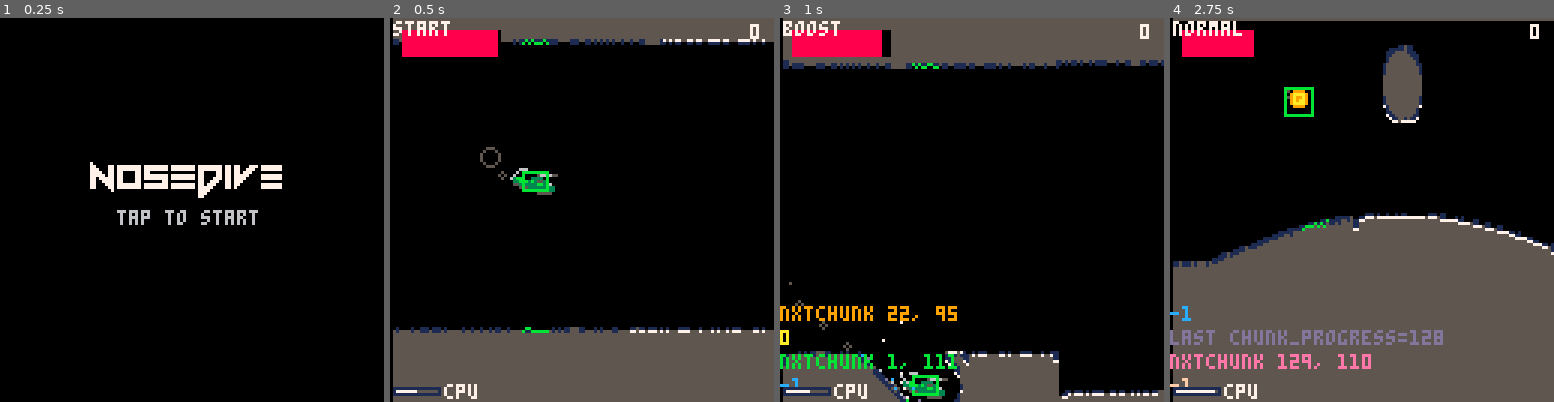
Above: before the commit, frames 1-4 (left to right).
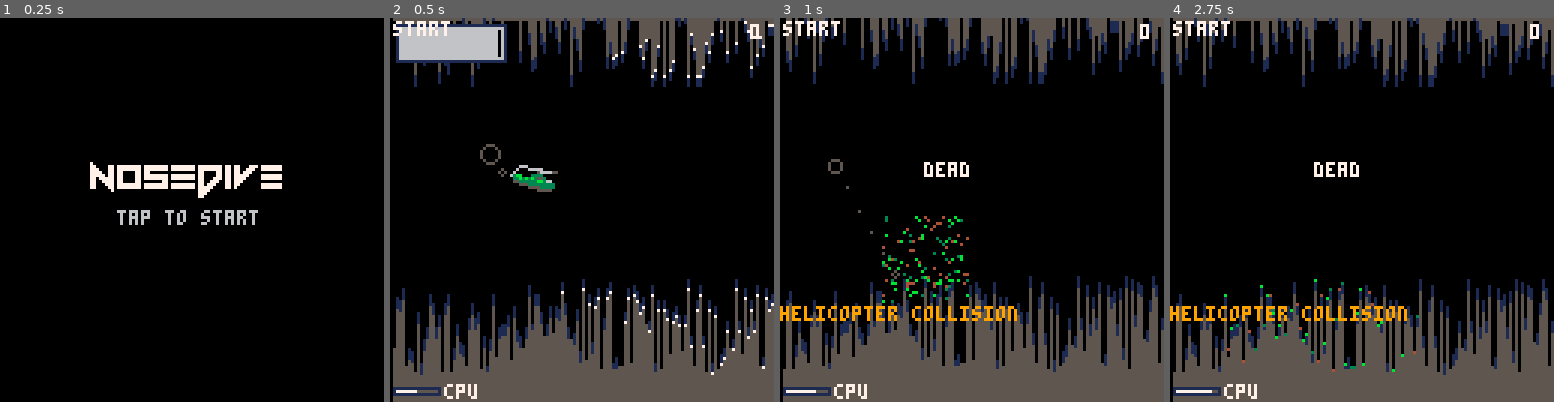
Above: after the commit, the same moments.

Repository: henrycatalinismith/nosedive
Game: PICO-8 cartridge nosedive.p8
The game is run twice, just before and just after one commit, with the same random seed, the same clock (stepped at 60 frames per second) and the same inputs.
Inputs:
- Up to frame 1 (0.25 s): no input
- Up to frame 2 (0.5 s): tap X (X key) at 0.33 s
- Up to frame 3 (1 s): tap O (Z key) at 0.7 s
- Up to frame 4 (2.75 s): tap X (X key) at 1.07, 1.85 s; hold Right 1.6-2.1 s; tap O (Z key) at 1.7, 2.1, 2.5 s; hold Up 2.15-2.42 s; hold Right from 2.47 s (still down)

Frame 1 is identical in both runs. In frame 2, 15% of the frame differs, in the area x 0-100%, y 0-93%; in frame 3, 26%; in frame 4, 36%, in the area x 0-100%, y 0-98%.

Commit message:
destructible terrain, temporary invincibility, three boost levels, fuel gauge, smoke colours

Diff:
--- a/nosedive.p8
+++ b/nosedive.p8
@@ -40,7 +40,7 @@
  draw_enable(draw_cave)
  draw_enable(draw_helicopter)
  draw_enable(draw_rotor)
- draw_enable(draw_hitbox)
+ -- draw_enable(draw_hitbox)
  draw_enable(draw_coins)
  draw_enable(draw_debris)
  draw_enable(draw_debug)
@@ -52,21 +52,38 @@
  camera_x1 = 0
  camera_y1 = 0
  boost_engaged_frame = nil
- boost_duration = 128
+ boost_charge_armed = false
  boost_blast_radius = 10
  boost_debris_per_frame = 3
- boost_tunnel_always_on = false
+ tunnel_powerup_duration = 64
+ tunnel_powerup_grace = 16
+ tunnel_powerup_frame = nil
+ tunnel_last_carve_frame = nil
+ tunnel_powerup_active = false
+ coin_cooldown_slow = 48
+ coin_cooldown_fast = 16
+ coin_reachable_y = 24
+ coin_fuel_gain = 16
+ fuel_drain_slow = 8
+ fuel_drain_fast = 4
+ fuel_drain_interval = fuel_drain_slow
  fuel = 64
  fuel_max = 64
+ fuel_empty_threshold = 32
+ fuel_speed3_threshold = 48
+ speed_up_flash_duration = 32
+ speed_up_frame = nil
  fuel_gained_frame = nil
  fuel_gained_from = 0
+ death_min_frames = 120
+ dead_age = 0
  mode("menu")
 end
 
 function _update60()
  clock_frame += 1
 
- if update(update_fuel) and clock_frame % 8 == 0 then
+ if update(update_fuel) and clock_frame % fuel_drain_interval == 0 then
   fuel = max(0, fuel - 1)
  end
 
@@ -76,71 +93,88 @@
   end
  end
 
- if update(update_dead) then
-  if btnp() > 0 then
+ -- Drive the lockout from the visible death state itself, so if the death
+ -- screen is drawn its timer is guaranteed to advance.
+ if draw(draw_dead) then
+  dead_age += 1
+  if dead_age >= death_min_frames and (btn(4) or btn(5)) then
    mode("menu")
   end
  end
 
  if update(update_camera) then
-
-  if rotor_collision_frame and helicopter_y-64>camera_y1 then
-   camera_ideal_y1 = helicopter_y-64
-  else
-   camera_ideal_y1 = avg({
-    cave_roof_y(32) + 1,
-    cave_floor_y(32),
-    cave_roof_y(96) + 1,
-    cave_floor_y(96),
-   }) - 64
-  end
-
-  camera_offset_y1 = camera_y1 - camera_ideal_y1
+  -- Don't chase the cave center: angular terrain made that oscillation
+  -- nauseating. Keep the camera still inside a generous player dead zone,
+  -- then follow gently only as the helicopter approaches a screen edge.
+  local screen_y = helicopter_y - camera_y1
+  camera_ideal_y1 = camera_y1
+
+  if rotor_collision_frame then
+   camera_ideal_y1 = helicopter_y - 64
+  elseif screen_y < 44 then
+   camera_ideal_y1 = helicopter_y - 44
+  elseif screen_y > 84 then
+   camera_ideal_y1 = helicopter_y - 84
+  end
+
+  camera_offset_y1 = camera_ideal_y1 - camera_y1
   camera_error_y1 = abs(camera_offset_y1)
-
-  if camera_error_y1 < 1 then
-   camera_error_count = 0
-  else
-   camera_error_count += 1
-  end
-
-  camera_vy = flr(
-   camera_offset_y1
-   * (camera_error_count / 256)
-   * -1
-  )
+  -- Fast enough to catch the helicopter at terminal velocity, while the
+  -- proportional response keeps small corrections from snapping.
+  camera_vy = mid(-3, camera_offset_y1 * 0.25, 3)
 
   camera_y1 += camera_vy
   camera_y2 = camera_y1 + 128
  end
 
- if btn(4) and boost_engaged_frame == nil then
-  boost_engaged_frame = clock_frame
-  cave_vx = 2
-  add(booms, {
-   age = 0,
-   life = boost_duration,
-   radius = boost_blast_radius,
-  })
- end
-
- if boost_engaged_frame then
-  if (clock_frame - boost_engaged_frame) >= boost_duration then
+ if update(update_fuel) then
+  -- Each time a non-full gauge is filled back to max, advance one speed
+  -- tier: 1→2, then 2→3. Starting a run at max does not trigger it.
+  if fuel < fuel_max then boost_charge_armed = true end
+  if boost_charge_armed and fuel >= fuel_max and cave_vx < 3 then
+   boost_engaged_frame = clock_frame
+   tunnel_powerup_frame = clock_frame
+   tunnel_last_carve_frame = clock_frame
+   boost_charge_armed = false
+   set_cave_vx(cave_vx + 1)
+  end
+
+  -- Speed 3 falls back to 2 below 48 fuel; speed 2 falls back to 1 when
+  -- the empty-fuel warning becomes eligible.
+  if cave_vx >= 3 and fuel < fuel_speed3_threshold then
+   set_cave_vx(2)
+  elseif cave_vx == 2 and fuel < fuel_empty_threshold then
    boost_engaged_frame = nil
-   cave_vx = 1
-  end
- end
-
- if helicopter_x ~= nil and cave_spans_arr ~= nil
-   and (boost_tunnel_always_on or boost_engaged_frame) then
-  -- Temporary test mode: keep the carving field around the helicopter
-  -- continuously, even when boost itself is not active.
-  carve_terrain(
+   set_cave_vx(1)
+  end
+ end
+
+ tunnel_powerup_active = false
+ if tunnel_powerup_frame ~= nil then
+  local tunnel_age = clock_frame - tunnel_powerup_frame
+  local recently_carving = tunnel_last_carve_frame ~= nil
+    and clock_frame - tunnel_last_carve_frame < tunnel_powerup_grace
+  tunnel_powerup_active = tunnel_age < tunnel_powerup_duration
+    or recently_carving
+    or helicopter_in_isolated_tunnel()
+  if not tunnel_powerup_active then
+   tunnel_powerup_frame = nil
+   tunnel_last_carve_frame = nil
+  end
+ end
+
+ if tunnel_powerup_active
+   and helicopter_x ~= nil
+   and cave_spans_arr ~= nil
+   and boost_engaged_frame ~= nil then
+  -- Briefly protect the player while a newly selected speed biome arrives.
+  local carved = carve_terrain(
    helicopter_x + 4,
    helicopter_y,
    boost_blast_radius,
    boost_debris_per_frame
   )
+  if carved then tunnel_last_carve_frame = clock_frame end
  end
 
  if update(update_cave) then
@@ -148,10 +182,12 @@
    cave_head = (cave_head % chunk_length) + 1
 
    chunk_progress += 1
-
-   if chunk_progress < chunk_length and boost_engaged_frame != clock_frame then
+   local force_new_chunk = biome_policy_dirty
+     or boost_engaged_frame == clock_frame and i == 1
+
+   if chunk_progress < chunk_length and not force_new_chunk then
     chunk_p = chunk_progress / chunk_length
-   elseif chunk_progress == chunk_length and boost_engaged_frame != clock_frame then
+   elseif chunk_progress == chunk_length and not force_new_chunk then
     chunk_p = 1
     dbg("last chunk_progress=" .. chunk_progress)
    else
@@ -161,10 +197,16 @@
     chunk_p = 0
     chunk_y1 = cave_y1
 
-    chunk_fn = biome_next_chunk()
-    if chunk_fn == nil then
+    if biome_policy_dirty then
      next_biome()
      chunk_fn = biome_next_chunk()
+     biome_policy_dirty = false
+    else
+     chunk_fn = biome_next_chunk()
+     if chunk_fn == nil then
+      next_biome()
+      chunk_fn = biome_next_chunk()
+     end
     end
     biome_chunk_count += 1
 
@@ -223,14 +265,9 @@
   hitbox_x2 = hitbox_x1 + 8
   hitbox_y2 = hitbox_y1 + 6
 
-  -- Only an actual timed boost grants collision protection. The temporary
-  -- always-on tunneling test still carves terrain, but is no longer permanent
-  -- invincibility.
-  local blast_active = boost_engaged_frame ~= nil
-
   for x = hitbox_x1,hitbox_x2 do
    local i = flr(x)
-   if not blast_active then
+   if not tunnel_powerup_active then
     local roof = cave_roof_y(i)
     local floor = cave_floor_y(i)
     for y = hitbox_y1,hitbox_y2 do
@@ -268,7 +305,7 @@
       coin.hit = clock_frame
       coins_count += 1
       fuel_gained_from = fuel
-      fuel = min(fuel_max, fuel + 16)
+      fuel = min(fuel_max, fuel + coin_fuel_gain)
       fuel_gained_frame = clock_frame
       camera_shake_intensity = 5
       camera_shake_decay = 0.6
@@ -351,27 +388,20 @@
     coin_cooldown_frame += 1
    else
     coin_cooldown_frame = 0
-    local x1 = 120
-    local cx1 = x1
+    -- Spawn fully beyond the visible 0..127 screen, attached to the
+    -- rightmost cave column so terrain and coin scroll in together.
+    local x1 = 128
+    local cx1 = 128
 
     local top = nil   -- will be filled: y of the boundary above the coin gap
     local btm = nil   -- y of the boundary below the coin gap
 
-    -- find a rock span at column x1 (prefer x1+10 if present)
     local rock_span = nil
-    for span in all(cave_spans(x1)) do
+    for span in all(cave_spans(cx1)) do
      if span.rock ~= nil then rock_span = span end
     end
-    local rock_span2 = nil
-    for span in all(cave_spans(x1 + 10)) do
-     if span.rock ~= nil then rock_span2 = span end
-    end
-
-    if rock_span or rock_span2 then
-     if rock_span2 then
-      cx1 += 10
-      rock_span = rock_span2
-     end
+
+    if rock_span then
      top_gap = abs(cave_roof_y(cx1) - rock_span.top)
      btm_gap = abs(cave_floor_y(cx1) - rock_span.bottom)
      if top_gap > btm_gap then
@@ -387,7 +417,23 @@
     end
 
     local y1 = top + ((btm - top) / 2) - 4
-
+    local valid_y1 = top + 1
+    local valid_y2 = btm - 10
+
+    if valid_y1 <= valid_y2 then
+     y1 = mid(valid_y1, y1, valid_y2)
+     if last_coin_y1 ~= nil then
+      local reachable_y1 = last_coin_y1 - coin_reachable_y
+      local reachable_y2 = last_coin_y1 + coin_reachable_y
+      local biased_y1 = max(valid_y1, reachable_y1)
+      local biased_y2 = min(valid_y2, reachable_y2)
+      if biased_y1 <= biased_y2 then
+       y1 = mid(biased_y1, y1, biased_y2)
+      end
+     end
+    end
+
+    last_coin_y1 = y1
     local x2 = x1+9
     local y2 = y1+9
     add(coins, {
@@ -408,12 +454,25 @@
    elseif rotor_engaged then
     radius = 4 - rnd(2)
    end
+   local smoke_color = 5
+   if cave_vx >= 3 then
+    smoke_color = 8
+   elseif cave_vx == 2 then
+    -- Speed-2 exhaust communicates throttle state: large powered puffs
+    -- are yellow; the smaller unpowered trail is orange.
+    if rotor_engaged then
+     smoke_color = 10
+    else
+     smoke_color = 9
+    end
+   end
    add(smoke, {
     x = helicopter_x - 8,
     y = helicopter_y,
     vx = 0,
     vy = helicopter_vy,
     radius = radius,
+    color = smoke_color,
     age = 0,
    })
   end
@@ -628,6 +687,10 @@
   )
  end
 
+ if tunnel_powerup_active and helicopter_x ~= nil then
+  circ(helicopter_x, helicopter_y, boost_blast_radius, 6)
+ end
+
  if draw(draw_hitbox) then
   rect(
    hitbox_x1,
@@ -676,7 +739,7 @@
 
  if draw(draw_smoke) then
   for i, puff in pairs(smoke) do
-   circ(puff.x, puff.y, puff.radius, 5)
+   circ(puff.x, puff.y, puff.radius, puff.color)
   end
 
 
@@ -704,13 +767,50 @@
   local bar_w = 32
   local bar_h = 8
 
-  -- empty (black) background
+  local fill_color = 6
+  if cave_vx == 2 then
+   fill_color = 10
+  elseif cave_vx >= 3 then
+   fill_color = 8
+  end
+
+  local border_outer = 1
+  local border_inner = 6
+  if speed_up_frame ~= nil
+    and clock_frame - speed_up_frame < speed_up_flash_duration then
+   local flash = clock_frame % 6 < 3
+   if cave_vx == 2 then
+    border_outer = flash and 9 or 10
+    border_inner = flash and 10 or 9
+   elseif cave_vx >= 3 then
+    border_outer = flash and 8 or 14
+    border_inner = flash and 14 or 8
+   end
+  end
+
+  -- Preview the next tier only if the nearest incoming coin can still fill
+  -- the gauge after accounting for fuel burned before it arrives.
+  local incoming_coin = next_incoming_coin()
+  local predicted_fuel = incoming_coin and fuel_when_coin_arrives(incoming_coin)
+  if boost_charge_armed
+    and cave_vx < 3
+    and predicted_fuel ~= nil
+    and predicted_fuel + coin_fuel_gain >= fuel_max then
+   if cave_vx == 1 then
+    border_inner = 10
+   else
+    border_inner = 8
+   end
+  end
+
+  -- two nested borders make the gauge readable against every cave color
+  rect(bar_x - 2, bar_y - 2, bar_x + bar_w + 2, bar_y + bar_h + 2, border_outer)
+  rect(bar_x - 1, bar_y - 1, bar_x + bar_w + 1, bar_y + bar_h + 1, border_inner)
   rectfill(bar_x, bar_y, bar_x + bar_w, bar_y + bar_h, 0)
-  -- full (red) portion
-  rectfill(bar_x, bar_y, bar_x + bar_w * fuel_ratio, bar_y + bar_h, 8)
+  rectfill(bar_x, bar_y, bar_x + bar_w * fuel_ratio, bar_y + bar_h, fill_color)
 
   -- flash the fuel sprite centered when nearly empty
-  if fuel < 32 and (clock_frame % 64 < 32) then
+  if fuel < fuel_empty_threshold and (clock_frame % 64 < 32) then
    sspr(48, 0, 64, 17, 48, 55)
   end
  end
@@ -727,13 +827,37 @@
 
  if draw(draw_dead) then
   print("dead", 48, 48, 7)
-  print("tap to continue", 48, 56, 7)
- end
+  if dead_age >= death_min_frames then
+   print("tap to continue", 48, 56, 7)
+  end
+ end
+end
+
+-- True while a preserved wall mass separates the helicopter from the main
+-- cave. After the normal shield timer, this keeps tunneling active until the
+-- helicopter has actually returned to ordinary cave space.
+function helicopter_in_isolated_tunnel()
+ if helicopter_x == nil or cave_spans_arr == nil then return false end
+
+ for x = flr(helicopter_x - 4), flr(helicopter_x + 4) do
+  if x >= 1 and x <= 128 then
+   for span in all(cave_spans(x)) do
+    if span.rock == tunnel_roof_rock and helicopter_y < span.top then
+     return true
+    end
+    if span.rock == tunnel_floor_rock and helicopter_y > span.bottom then
+     return true
+    end
+   end
+  end
+ end
+ return false
 end
 
 -- subtract a circular blast from every kind of solid terrain
 function carve_terrain(cx, cy, radius, debris_budget)
  debris_budget = debris_budget or 0
+ local carved = false
  local x1 = max(1, flr(cx - radius))
  local x2 = min(128, flr(cx + radius))
 
@@ -749,6 +873,7 @@
   -- the old cave and the new tunnel as an internal span. The outer edge of
   -- the blast becomes the new roof/floor heightfield.
   if blast_top < roof then
+   carved = true
    if blast_bottom < roof then
     add_span(x, tunnel_roof_rock, blast_bottom, roof)
     debris_budget = carve_debris(x, blast_top, blast_bottom, debris_budget)
@@ -758,6 +883,7 @@
    cave_set_roof(x, blast_top)
   end
   if blast_bottom > floor then
+   carved = true
    if blast_top > floor then
     add_span(x, tunnel_floor_rock, floor, blast_top)
     debris_budget = carve_debris(x, blast_top, blast_bottom, debris_budget)
@@ -773,6 +899,7 @@
    for i = #list, 1, -1 do
     local span = list[i]
     if blast_top < span.bottom and blast_bottom > span.top then
+     carved = true
      local old_top = span.top
      local old_bottom = span.bottom
      local cut_top = max(old_top, blast_top)
@@ -798,6 +925,7 @@
    sort_spans(list)
   end
  end
+ return carved
 end
 
 function carve_debris(x, y1, y2, budget)
@@ -883,7 +1011,7 @@
   draw_enable(draw_debris)
   draw_enable(draw_debug)
   draw_enable(draw_smoke)
-  draw_enable(draw_hitbox)
+  --draw_enable(draw_hitbox)
   draw_enable(draw_fuel)
 
   camera_x1 = 0
@@ -891,6 +1019,9 @@
   camera_y2 = camera_y1 + 128
   camera_shake = 0
   cave_vx = 1
+  fuel_drain_interval = fuel_drain_slow
+  next_biome = next_biome_angular
+  biome_policy_dirty = false
   camera_vy = 0
   camera_ideal_y1 = camera_y1
   camera_error_y1 = 0
@@ -901,10 +1032,16 @@
   chunk_length = 128 * cave_vx
   chunk_progress = 0
 
+  dead_age = 0
   boost_engaged_frame = nil
+  boost_charge_armed = false
+  tunnel_powerup_frame = nil
+  tunnel_last_carve_frame = nil
+  tunnel_powerup_active = false
   fuel = fuel_max
   fuel_gained_frame = nil
   fuel_gained_from = 0
+  speed_up_frame = nil
 
   biome_chunk_count = 0
   biome_start()
@@ -932,7 +1069,7 @@
 
   coin_height = 64
   coin_cooldown_frame = clock_frame
-  coin_cooldown_limit = 48
+  coin_cooldown_limit = coin_cooldown_slow
 
   for x = 1,chunk_length do
    local slice = chunk_fn(x/chunk_length)
@@ -946,6 +1083,7 @@
   coins = {}
   coins_count = 0
   coin_combo_length = 0
+  last_coin_y1 = nil
 
   debug_messages = {}
   debug_color = 8
@@ -975,6 +1113,7 @@
   smoke = {}
   booms = {}
  elseif m == "dead" then
+  dead_age = 0
   update_enable(update_dead)
   update_enable(update_debris)
   update_enable(update_smoke)
@@ -1117,6 +1256,29 @@
 
 function loop(n, m, o)
  return flr(n % m / flr(m / o))
+end
+
+function next_incoming_coin()
+ local nearest_coin = nil
+ for coin in all(coins) do
+  if coin.hit == nil and coin.miss == nil and coin.x2 >= helicopter_x then
+   if nearest_coin == nil or coin.x1 < nearest_coin.x1 then
+    nearest_coin = coin
+   end
+  end
+ end
+ return nearest_coin
+end
+
+function fuel_when_coin_arrives(coin)
+ local distance = max(0, coin.x1 - helicopter_x)
+ local frames = distance / max(1, cave_vx)
+ local first_drain = fuel_drain_interval - (clock_frame % fuel_drain_interval)
+ local drains = 0
+ if frames >= first_drain then
+  drains = 1 + flr((frames - first_drain) / fuel_drain_interval)
+ end
+ return max(0, fuel - drains)
 end
 
 function avg(l)
@@ -1398,7 +1560,9 @@
 function pythagoras(r)
  return terrain(
   function(p)
-   return r - sqrt(r^2 - flr(r*p)^2)
+   -- Keep the curve continuous. Quantizing r*p with flr() produced
+   -- visible stair-steps that became harsh at higher cave speeds.
+   return r - sqrt(r^2 - (r*p)^2)
   end
  )
 end
@@ -1543,8 +1708,8 @@
   if biome_chunk_count == 0 then
    -- return tunnel(0, 110)
    return chunk(
-    static(0) + noise(1), --+ linear(200),
-    static(0 + 96) + noise(1)--+ linear(250)
+    static(0) + noise(5), --+ linear(200),
+    static(0 + 96) + noise(5)--+ linear(250)
    )
   end
  end
@@ -1609,26 +1774,80 @@
  end
 end
 
-function next_biome()
+-- Slow terrain policy: angular, noisy, and rock-heavy.
+function next_biome_angular()
  biome_chunk_count = 0
- if boost_engaged_frame == clock_frame then
-  biome_boost()
- elseif coin_combo_length == 1 then
-  biome_zigzag()
+ biome_id = "angular"
+ biome_next_chunk = function()
+  if biome_chunk_count < 1 then
+   local shape = choose({
+    zig(48),
+    zag(48),
+    zigzag(32),
+    zigzag(-32),
+   })
+   local rock_chunk = rock(0.5, 0.1, 20, -16 + rnd(32))
+   return tunnel(0, 96) + shape + rock_chunk
+  end
+ end
+end
+
+-- Fast terrain policy: Pythagorean bends and broad waves read more clearly
+-- when the cave is moving at two columns per frame.
+function next_biome_flowy()
+ biome_chunk_count = 0
+ biome_id = "flowy"
+ biome_next_chunk = function()
+  if biome_chunk_count < 1 then
+   local shape = choose({
+    nbend(24, 24),
+    sbend(24, 24),
+    ubend(24, 24),
+    zbend(24, 24),
+   })
+   return corridor(0, 104) + shape + sinechunk(4, 0.5)
+  end
+ end
+end
+
+-- Speed 3: larger-radius Pythagorean curves with almost no secondary wave.
+-- The wider corridor keeps those offsets navigable at three columns/frame.
+function next_biome_very_flowy()
+ biome_chunk_count = 0
+ biome_id = "very flowy"
+ biome_next_chunk = function()
+  if biome_chunk_count < 1 then
+   local shape = choose({
+    nbend(32, 32),
+    sbend(32, 32),
+    ubend(32, 32),
+    zbend(32, 32),
+   })
+   return corridor(0, 112) + shape + sinechunk(2, 0.5)
+  end
+ end
+end
+
+function set_cave_vx(v)
+ if cave_vx == v then return end
+ local previous_vx = cave_vx
+ cave_vx = v
+ if cave_vx > previous_vx then speed_up_frame = clock_frame end
+ if cave_vx >= 3 then
+  next_biome = next_biome_very_flowy
+  coin_cooldown_limit = coin_cooldown_fast
+  fuel_drain_interval = fuel_drain_fast
+ elseif cave_vx == 2 then
+  next_biome = next_biome_flowy
+  coin_cooldown_limit = coin_cooldown_fast
+  fuel_drain_interval = fuel_drain_fast
  else
-  biome_normal()
- end
- -- if biome_id == "start" then
-  -- biome_zigzag()
- -- else
- -- end
- -- elseif biome_id == "zigzag" then
-  -- biome_rooms()
- -- elseif biome_id == "rooms" then
-  -- biome_normal()
- -- else
-  -- biome_rooms()
- -- end
+  next_biome = next_biome_angular
+  coin_cooldown_limit = coin_cooldown_slow
+  fuel_drain_interval = fuel_drain_slow
+ end
+ -- Begin a chunk from the newly selected policy on the next cave update.
+ biome_policy_dirty = true
 end
 
 function sinewave(magnitude, frequency)
